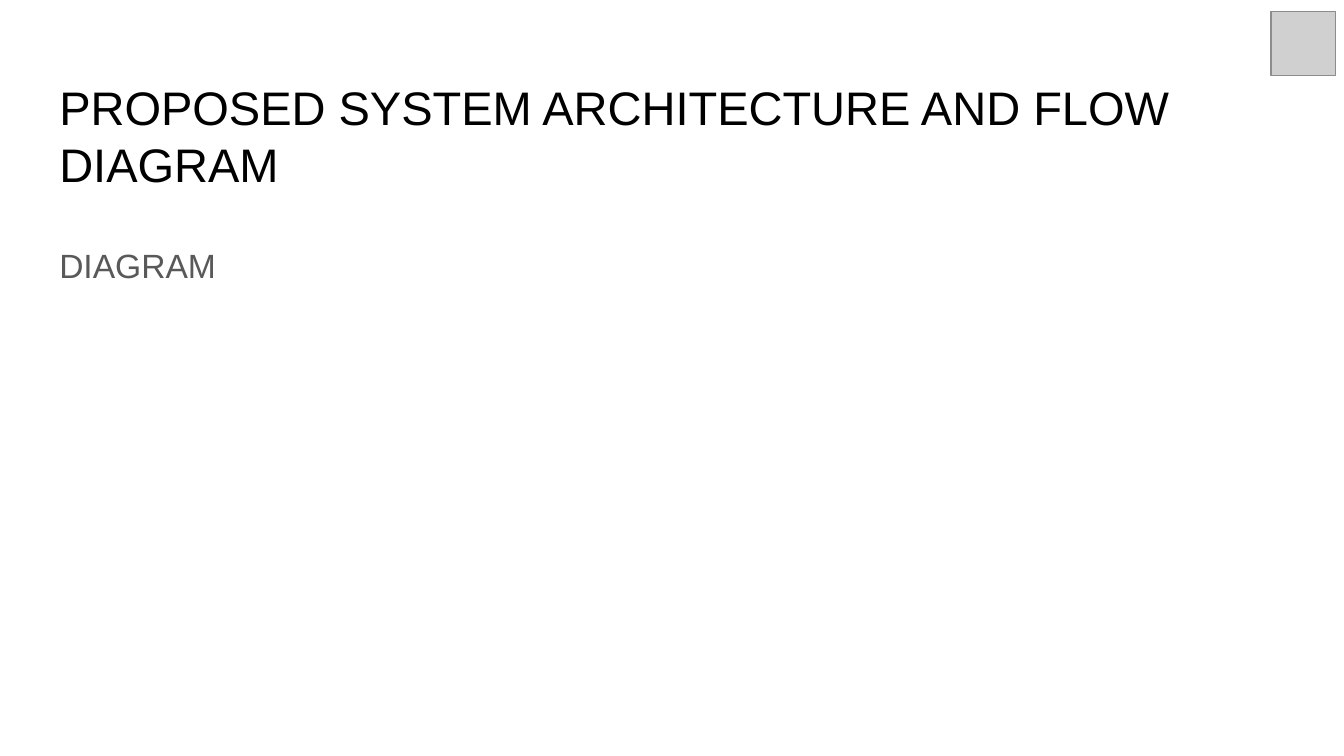
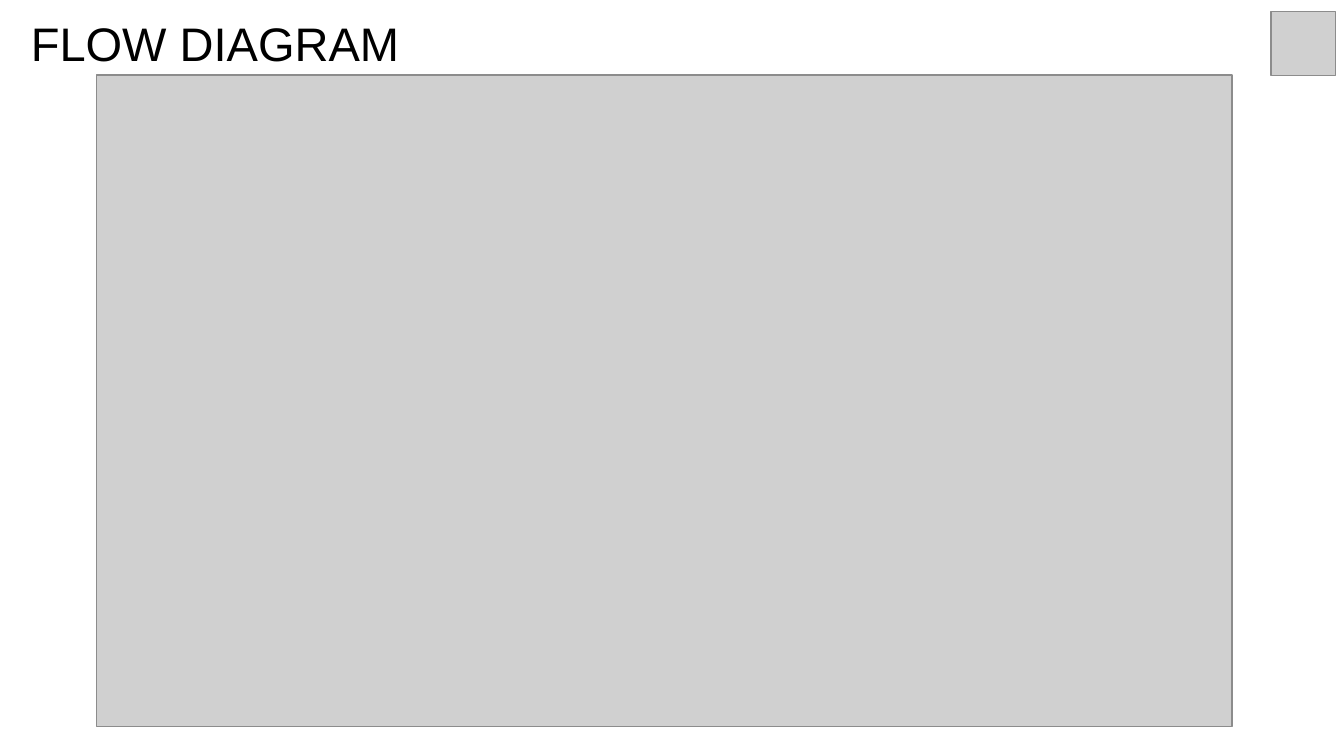
Before and after one commit to Jagmohan-Prajapati/Realtime-Strategic-Games, a slide deck: slide 10 of Projects PPTs and Preparation Documents/Review Meeting 2.pptx. Drawn at 1344x756 pixels with LibreOffice and Linux fonts; fonts in the diff are those of the drawing; grey boxes stand for pictures. Boxes give left, top, right and bottom in pixels: in the first picture for what was removed or moved away, otherwise in the second. Text is boxed around its words. In the diff, an @@ line names an element or a change of style, - is before the commit and + after.

```diff
--- a/Projects PPTs and Preparation Documents/Review Meeting 2.pptx
+++ b/Projects PPTs and Preparation Documents/Review Meeting 2.pptx
@@ title at box(31, 28, 399, 62): text changed @@
-PROPOSED SYSTEM ARCHITECTURE AND FLOW DIAGRAM
+FLOW DIAGRAM
@@ picture added at box(97, 75, 1232, 727) @@
@@ text removed at box(59, 254, 216, 279) @@
-DIAGRAM
```
